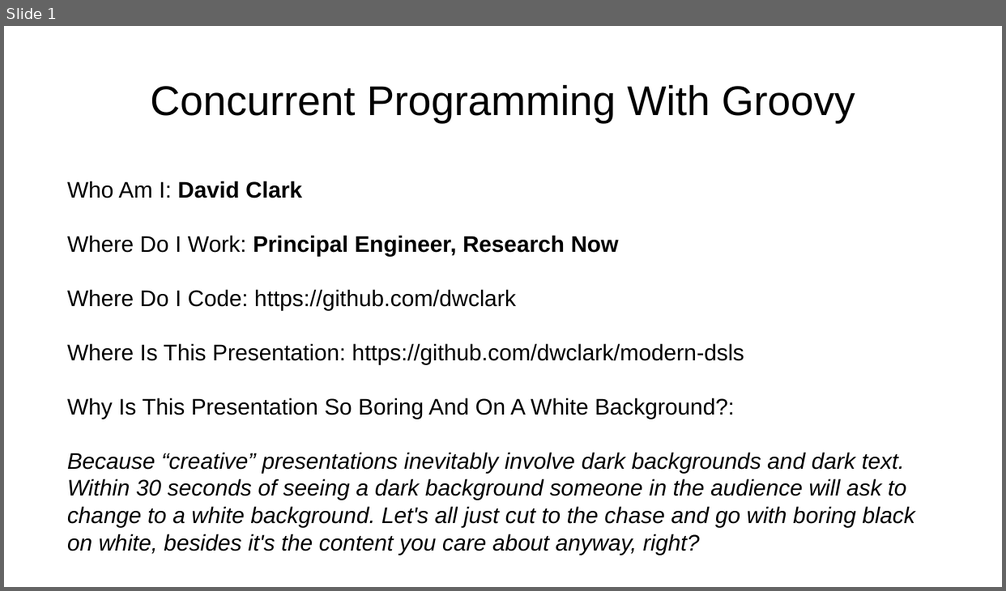
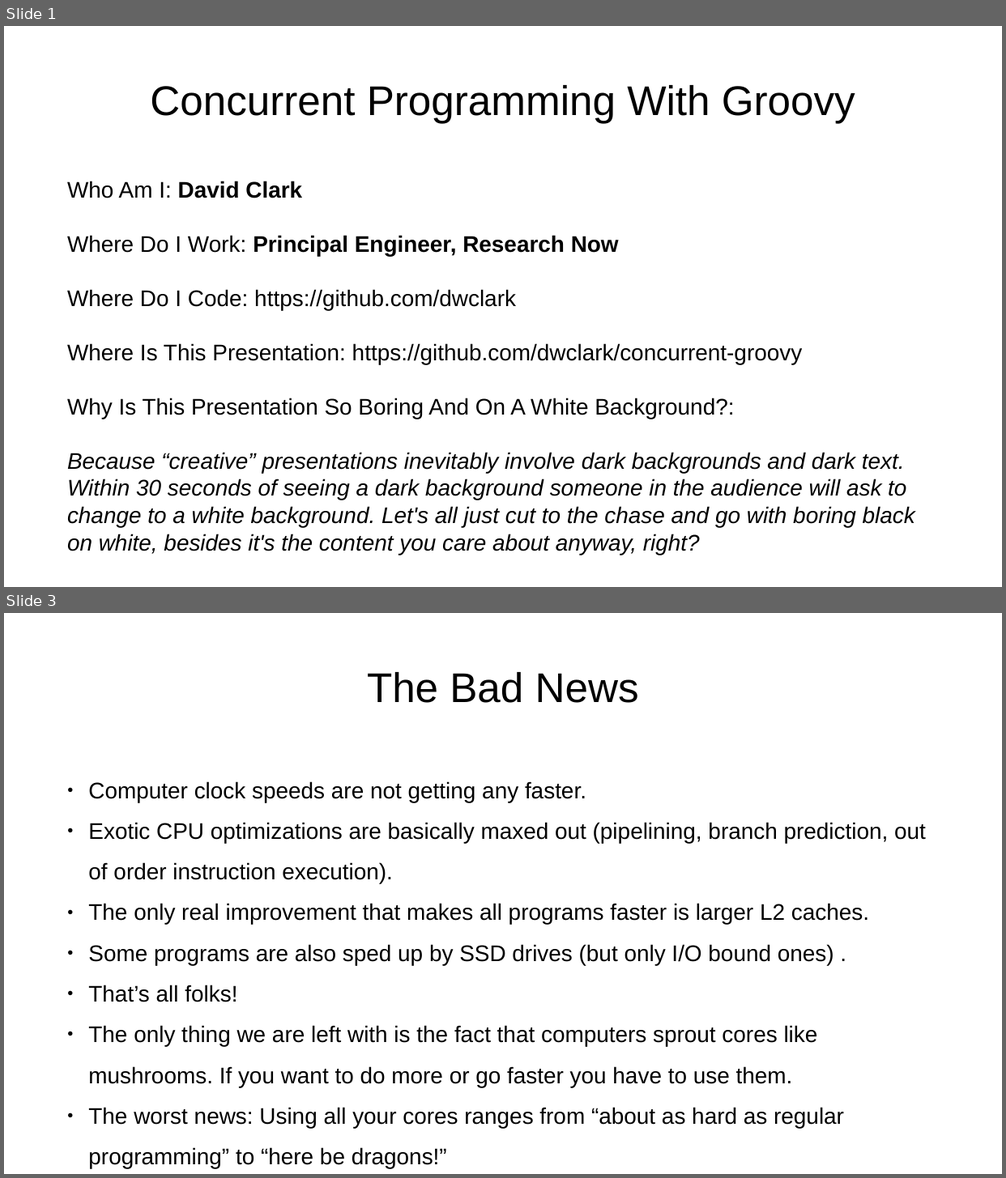
Before and after one commit to dwclark/concurrent-groovy, a slide deck: concurrent-groovy.odp. Shown one above the other, each under a label of ours: slide 1 before the commit, slides 1 and 3 after it; the slides between them are not shown. The pictures are 1006x591 and 1006x1178 pixels, drawn with LibreOffice and Linux fonts; fonts in the diff are those of the drawing. Boxes give left, top, right and bottom in pixels: in the first picture for what was removed or moved away, otherwise in the second. Text is boxed around its words. In the diff, an @@ line names an element or a change of style, - is before the commit and + after.

```diff
--- a/concurrent-groovy.odp
+++ b/concurrent-groovy.odp
@@ slide 3 added at <box>4,613,1002,1174</box>, background #FFFFFF @@
@@ title added at <box>367,672,639,703</box>, 33 pt, text #000000 @@
+The Bad News
@@ text added at <box>88,781,926,1128</box>, 18 pt, text #000000 @@
+● Computer clock speeds are not getting any faster.
+● Exotic CPU optimizations are basically maxed out (pipelining, branch prediction, out of order instruction execution).
+● The only real improvement that makes all programs faster is larger L2 caches.
+● Some programs are also sped up by SSD drives (but only I/O bound ones) .
+● That’s all folks!
+● The only thing we are left with is the fact that computers sprout cores like mushrooms. If you want to do more or go faster you have to use them.
+● The worst news: Using all your cores ranges from “about as hard as regular programming” to “here be dragons!”
@@ slide 1 changed as well @@
@@ text at <box>67,344,803,365</box>: text changed @@
-Where Is This Presentation: https://github.com/dwclark/modern-dsls
+Where Is This Presentation: https://github.com/dwclark/concurrent-groovy
```
Also in this commit, not shown: 8 other slides added, 3 other files.
